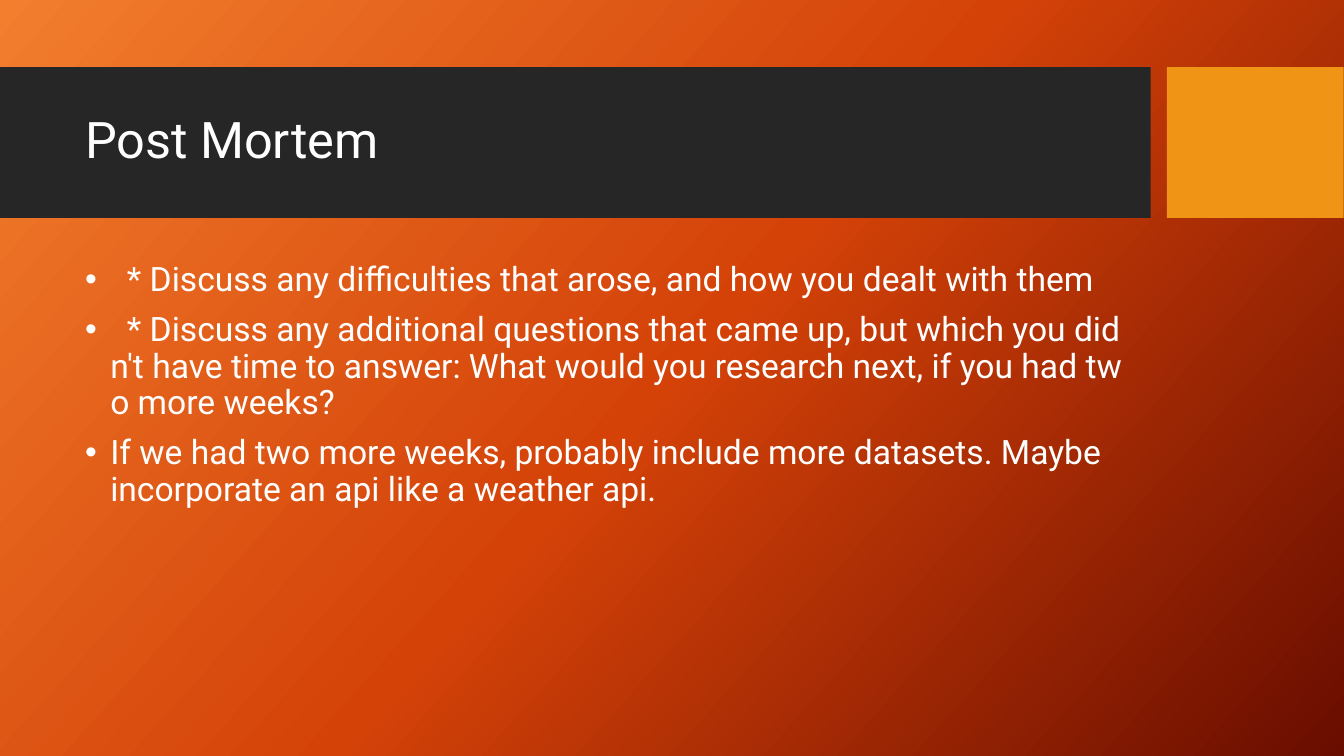
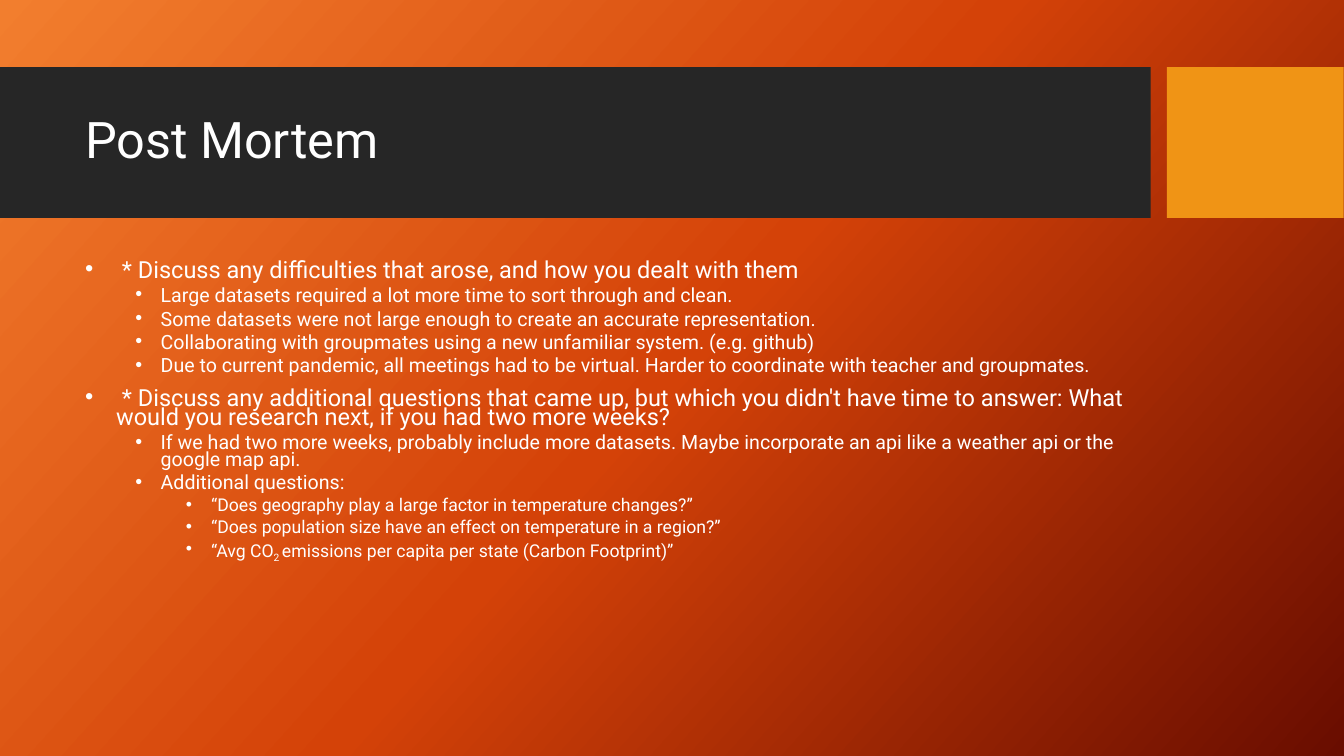
Before and after one commit to KennytheSun/Global_Warming_Repo, a slide deck: slide 18 of CO2emissionsVsTempPP.pptx (slide 8 before the commit). Drawn at 1344x756 pixels with LibreOffice and Linux fonts; fonts in the diff are those of the drawing; background and template pictures are left out. Boxes give left, top, right and bottom in pixels: in the first picture for what was removed or moved away, otherwise in the second. Text is boxed around its words. In the diff, an @@ line names an element or a change of style, - is before the commit and + after.

Commit message:
FINAL CHANGES TO POWERPOINT

```diff
--- a/CO2emissionsVsTempPP.pptx
+++ b/CO2emissionsVsTempPP.pptx
@@ text at [116, 260, 1123, 430]: size 24 to 16.8 pt in "* Discuss any difficulties that arose, and ...", "* Discuss any additional questions that came ..."; line spacing 0.9 to 0.7 @@
@@ text at [161, 287, 1090, 376]: paragraphs added @@
+  • Large datasets required a lot more time to sort through and clean.
+  • Some datasets were not large enough to create an accurate representation.
+  • Collaborating with groupmates using a new unfamiliar system. (e.g. github)
+  • Due to current pandemic, all meetings had to be virtual. Harder to coordinate with teacher and groupmates.
@@ text at [161, 434, 1114, 561]: text changed; size 24 to 12.6 pt @@
-• If we had two more weeks, probably include more datasets. Maybe incorporate an api like a weather api.
+  • If we had two more weeks, probably include more datasets. Maybe incorporate an api like a weather api or the google map api.
+  • Additional questions:
+    • “Does geography play a large factor in temperature changes?”
+    • “Does population size have an effect on temperature in a region?”
+    • “Avg CO2 emissions per capita per state (Carbon Footprint)”
```
Also in this commit, not shown: 3 other slides changed, 12 slides added, 2 slides removed.
